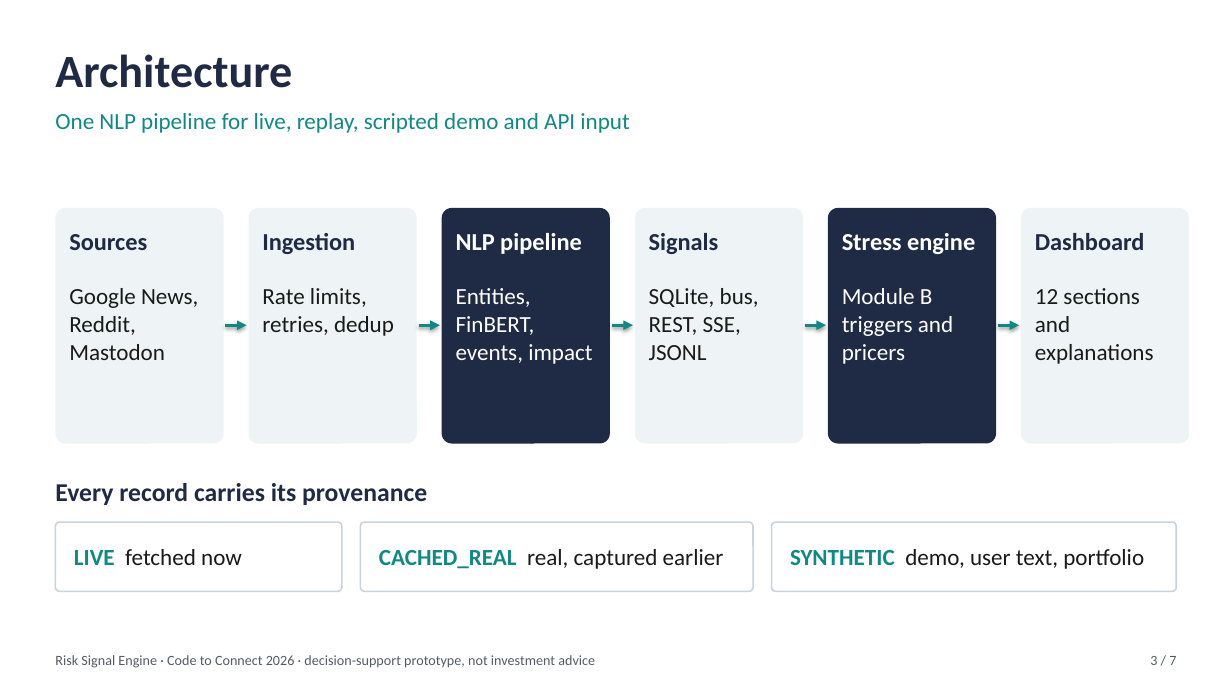
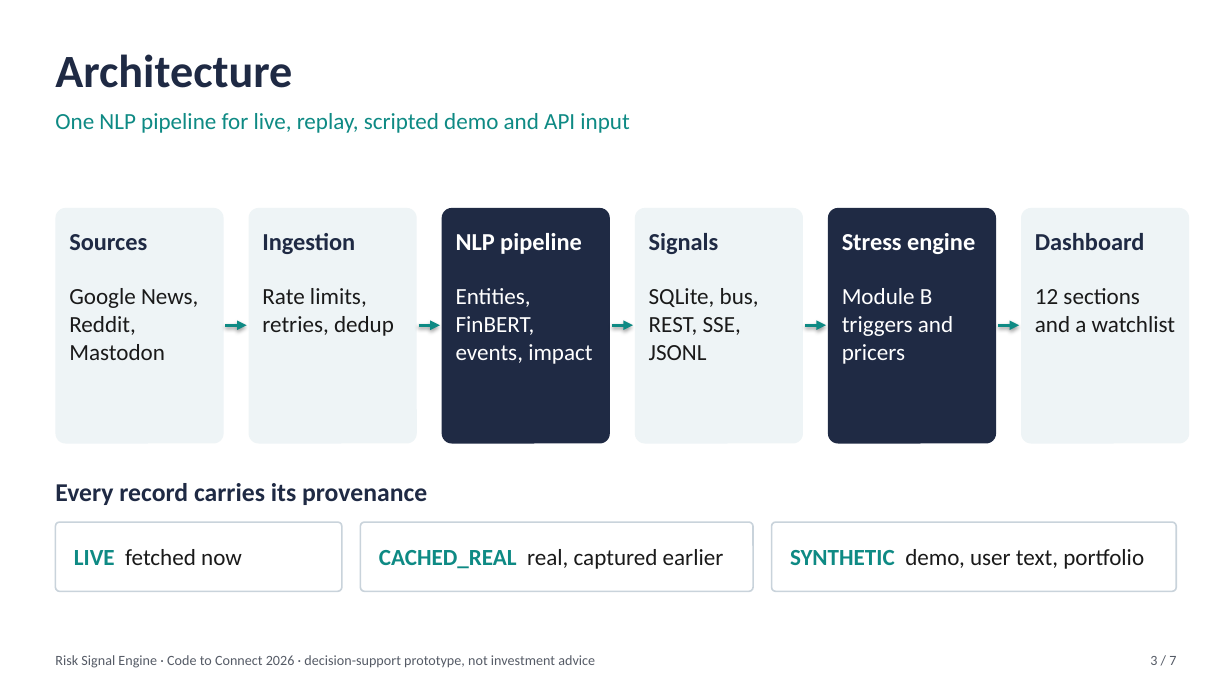
Before and after one commit to console-log-life/ABVIIITM-Gwalior-Apeksha-Jain-hackathon, a slide deck: slide 3 of docs/presentation/Risk_Signal_Engine.pptx. Drawn at 1232x693 pixels with LibreOffice and Linux fonts; fonts in the diff are those of the drawing. Boxes give left, top, right and bottom in pixels: in the first picture for what was removed or moved away, otherwise in the second. Text is boxed around its words. In the diff, an @@ line names an element or a change of style, - is before the commit and + after.

Commit message:
Early Warning Watchlist, real-data demo opening, README screenshots, deck and docs update

```diff
--- a/docs/presentation/Risk_Signal_Engine.pptx
+++ b/docs/presentation/Risk_Signal_Engine.pptx
@@ text at (1035,288,1176,332): text changed @@
-12 sections and explanations
+12 sections and a watchlist
```
Also in this commit, not shown: 1 other slide changed, 53 other files.
